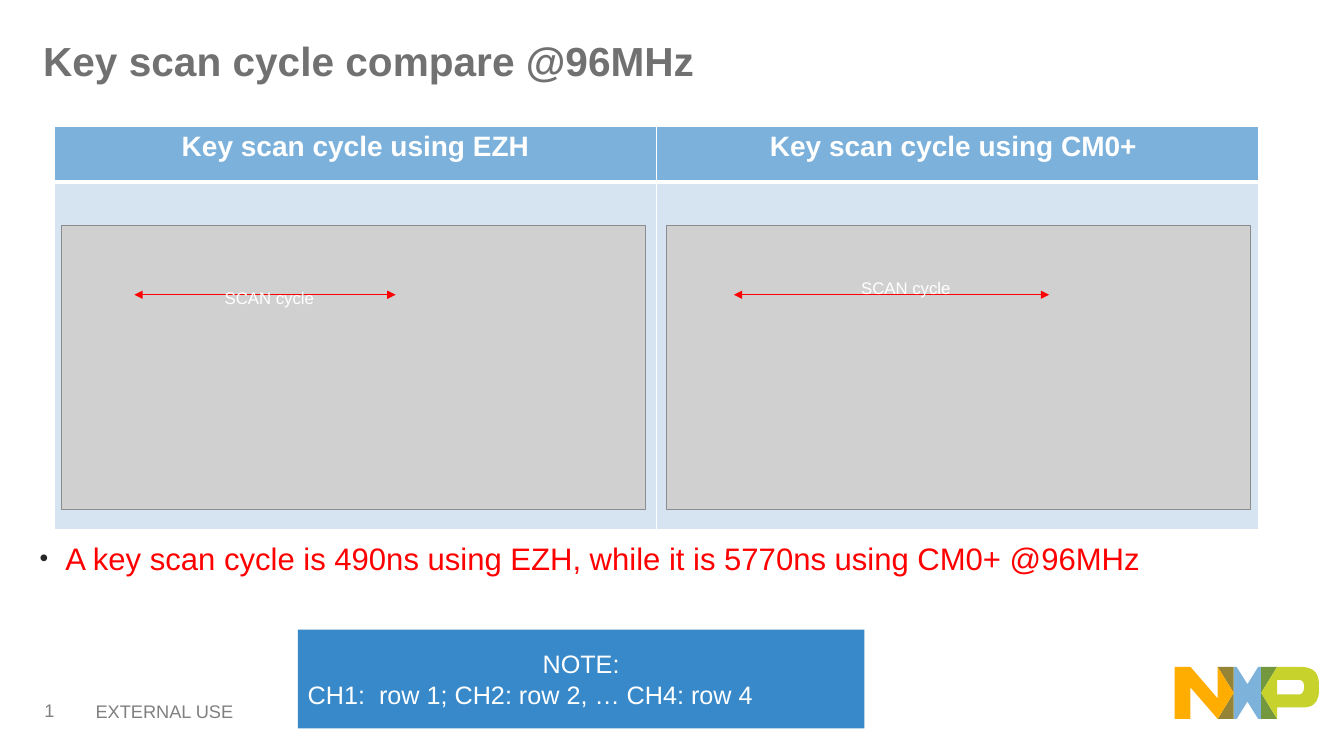
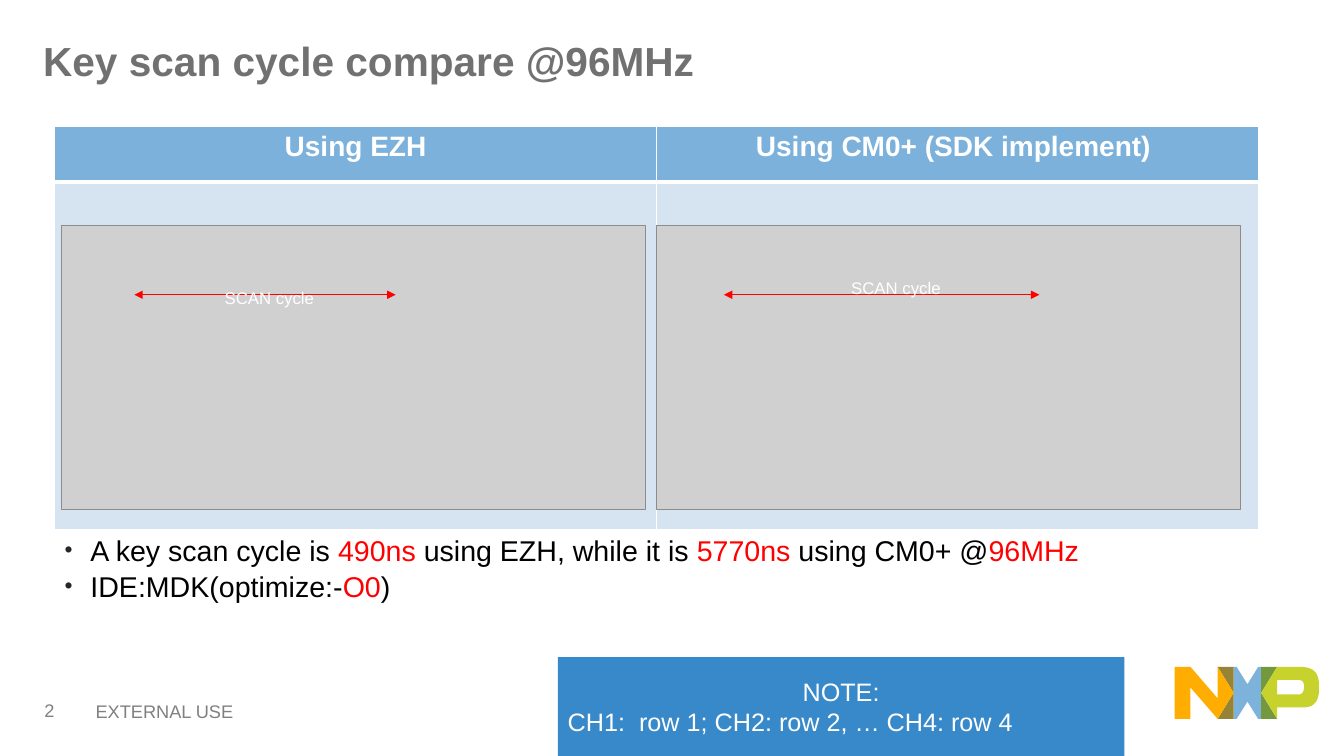
Before and after one commit to JohnWu1234/EZH_KeyScan, a slide deck: slide 3 of ezh_for_key_scan_john.pptx (slide 2 before the commit). Drawn at 1344x756 pixels with LibreOffice and Linux fonts; fonts in the diff are those of the drawing; grey boxes stand for pictures. Boxes give left, top, right and bottom in pixels: in the first picture for what was removed or moved away, otherwise in the second. Text is boxed around its words. In the diff, an @@ line names an element or a change of style, - is before the commit and + after.

Commit message:
[lpc51u68][ezh][keyscan]v2.0     1.add 150MHz perfermance     2.add GPIO toggle with SDK implement     3.update the compare slid

```diff
--- a/ezh_for_key_scan_john.pptx
+++ b/ezh_for_key_scan_john.pptx
@@ table at box(54, 126, 1258, 529) @@
-row 1, column 1: Key scan cycle using EZH
+row 1, column 1: Using EZH
-row 1, column 2: Key scan cycle using CM0+
+row 1, column 2: Using CM0+ (SDK implement)
@@ 1 picture, 1 text, 1 double arrow: place and size @@
-1 picture, 1 text, 1 double arrow at box(667, 225, 1251, 509)
+1 picture, 1 text, 1 double arrow at box(657, 225, 1241, 509)
@@ text "A key scan cycle is ...": place and size @@
-text "A key scan cycle is ..." at box(65, 547, 1140, 576)
+text "A key scan cycle is ..." at box(90, 540, 1079, 603)
@@ text at box(90, 540, 1079, 566): size 22.2 to 20.4 pt in "A key scan cycle is 490ns using ..."; text colour #FF0000 to #000000 in "A key scan cycle is using EZH, ..."; line spacing 1 to 0.8 @@
@@ text at box(90, 576, 390, 603): paragraph added @@
+• IDE:MDK(optimize:-O0)
@@ rectangle "NOTE:": place and size @@
-rectangle "NOTE:" at box(297, 630, 864, 729)
+rectangle "NOTE:" at box(558, 657, 1124, 756)
@@ page number at box(44, 704, 54, 717): text changed @@
-1
+2
```
Also in this commit, not shown: 3 other slides changed, 10 slides added, 11 other files.
